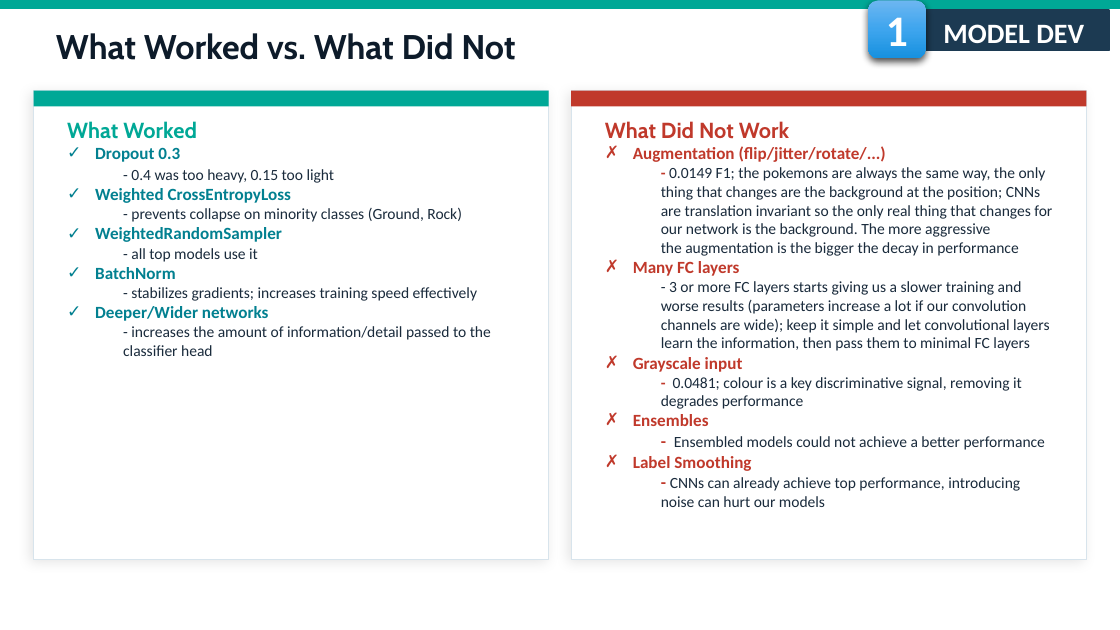
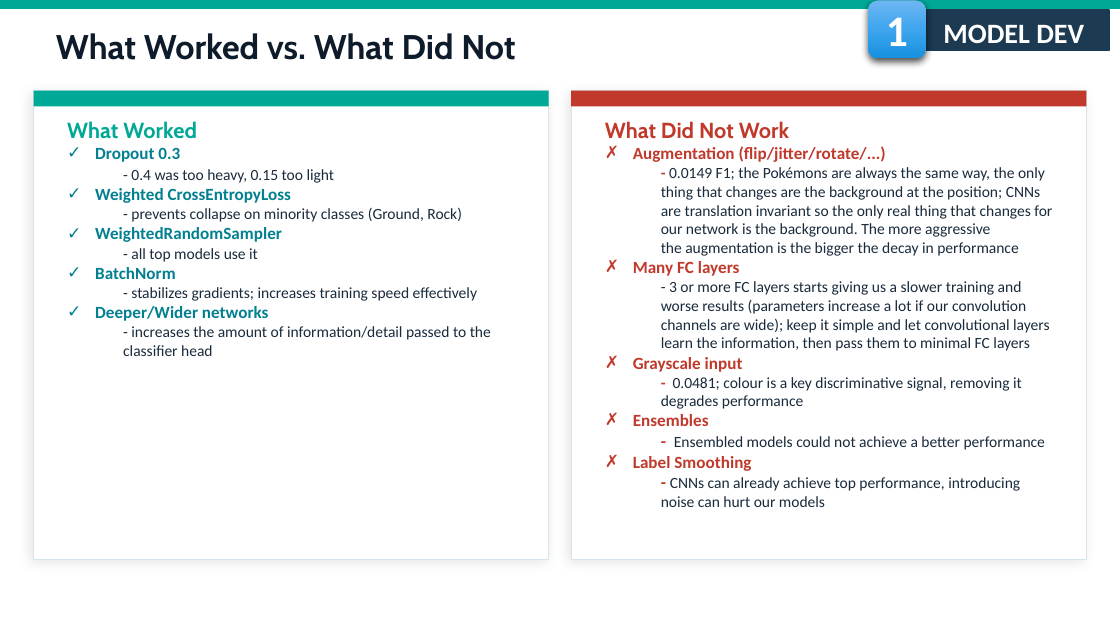
Before and after one commit to fmssilva/DL_Proj, a slide deck: slide 13 of assignment_1/task2/Task2_report.pptx. Drawn at 1120x630 pixels with LibreOffice and Linux fonts; fonts in the diff are those of the drawing; background and template pictures are left out. Boxes give left, top, right and bottom in pixels: in the first picture for what was removed or moved away, otherwise in the second. Text is boxed around its words. In the diff, an @@ line names an element or a change of style, - is before the commit and + after.

Commit message:
Corrected some power point wording

```diff
--- a/assignment_1/task2/Task2_report.pptx
+++ b/assignment_1/task2/Task2_report.pptx
@@ text at (661,167,1052,256): text changed @@
-  - 0.0149 F1; the pokemons are always the same way, the only thing that changes are the background at the position; CNNs are translation invariant so the only real thing that changes for our network is the background. The more aggressive the augmentation is the bigger the decay in performance
+  - 0.0149 F1; the Pokémons are always the same way, the only thing that changes are the background at the position; CNNs are translation invariant so the only real thing that changes for our network is the background. The more aggressive the augmentation is the bigger the decay in performance
```
Also in this commit, not shown: 7 other slides changed.
